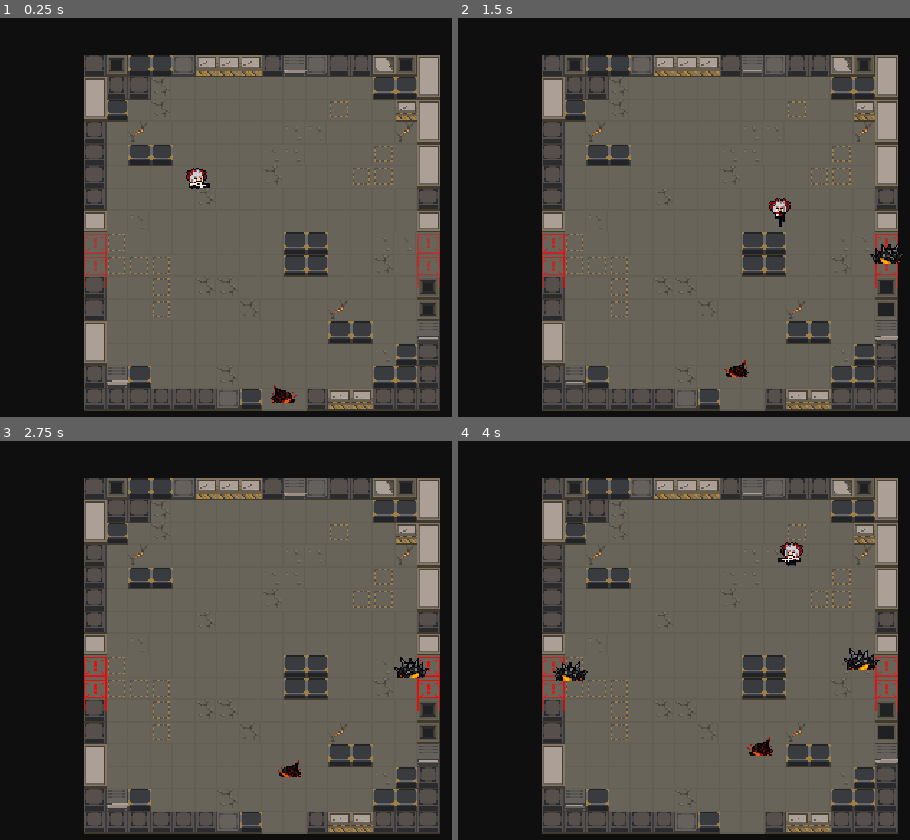
Above: before the commit, frames 1-4 (two rows, left to right).
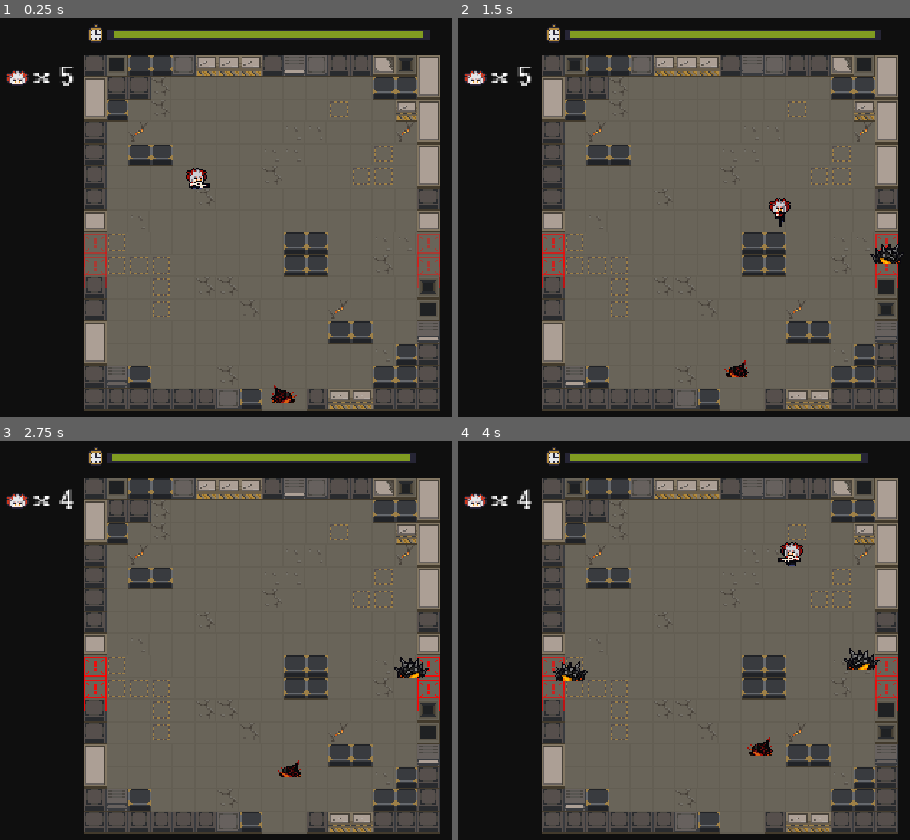
Above: after the commit, the same moments.

Repository: hanmi255/WT_Field
Game: Godot game, scene res://scenes/game.tscn
Same seed, same stepped clock (60 frames per second), same inputs: the game is played once before the commit and once after it.
Inputs:
- Up to frame 1 (0.25 s): no input
- Up to frame 2 (1.5 s): hold D (move_right) 0.53-1.28 s; hold S (move_down) from 1.28 s (still down)
- Up to frame 3 (2.75 s): release S (move_down) at 2.03 s; hold D (move_right) from 2.03 s (still down)
- Up to frame 4 (4 s): release D (move_right) at 2.78 s; hold W (move_up) 2.78-3.53 s; hold A (move_left) from 3.53 s (still down)

The runs differ from the first frame. In frame 1, 2.8% of the frame differs, in the area x 1-98%, y 1-97%; in frame 2, 2.7%; in frame 3, 2.7%; in frame 4, 2.7%.

Commit message:
feat(HUD & Auido): 完成HUD和结算界面；完成音效配置 - 添加玩家生命值 - 添加游戏倒计时 - 添加BGM，玩家射击、移动、拾取，敌人爆炸，死亡等音效

Diff:
--- a/scenes/enemy.tscn
+++ b/scenes/enemy.tscn
@@ -2,6 +2,9 @@
 
 [ext_resource type="Shader" uid="uid://7v7ckrpribi2" path="res://assets/shader/blink.gdshader" id="1_7p1mj"]
 [ext_resource type="Script" uid="uid://c0afu5gglpdx2" path="res://scripts/enemy.gd" id="1_md0e3"]
+[ext_resource type="AudioStream" uid="uid://co18aam1nykph" path="res://assets/audio/cowboy_explosion.wav" id="3_c4w8v"]
+[ext_resource type="AudioStream" uid="uid://dayyey7oij7hy" path="res://assets/audio/cowboy_monsterhit.wav" id="4_xwavj"]
+[ext_resource type="AudioStream" uid="uid://bqcrucaonjomv" path="res://assets/audio/cowboy_monsterdie.wav" id="5_c4w8v"]
 
 [sub_resource type="ShaderMaterial" id="ShaderMaterial_8tegq"]
 resource_local_to_scene = true
@@ -50,3 +53,14 @@
 [node name="CollisionShape2D" type="CollisionShape2D" parent="ExplosionArea" unique_id=475789073]
 shape = SubResource("CircleShape2D_md0e3")
 debug_color = Color(0.716177, 0.035610642, 0.3866172, 0.41960785)
+
+[node name="AudioContainer" type="Node" parent="." unique_id=235714804]
+
+[node name="ExplodeSFXPlayer" type="AudioStreamPlayer" parent="AudioContainer" unique_id=30115315]
+stream = ExtResource("3_c4w8v")
+
+[node name="HitSFXPlayer" type="AudioStreamPlayer" parent="AudioContainer" unique_id=651443139]
+stream = ExtResource("4_xwavj")
+
+[node name="DieSFXPlayer" type="AudioStreamPlayer" parent="AudioContainer" unique_id=840392171]
+stream = ExtResource("5_c4w8v")
--- a/scenes/game.tscn
+++ b/scenes/game.tscn
@@ -4,6 +4,11 @@
 [ext_resource type="Texture2D" uid="uid://eol2ikpp7ks3" path="res://assets/texture/tile.png" id="1_uwrxv"]
 [ext_resource type="Texture2D" uid="uid://cxsto67iiil5h" path="res://assets/texture/dynamic_tile.png" id="2_yqjtg"]
 [ext_resource type="PackedScene" uid="uid://cssb115yl0pk2" path="res://scenes/player.tscn" id="3_lnu2h"]
+[ext_resource type="Texture2D" uid="uid://cm6tlgeqm8dms" path="res://assets/texture/item_ui.png" id="5_iywne"]
+[ext_resource type="FontFile" uid="uid://d3vo4hag5i7ci" path="res://assets/font/IPix.ttf" id="6_p57ef"]
+[ext_resource type="AudioStream" uid="uid://d3o0c12lqojxm" path="res://assets/audio/1-27_Journey_of_the_Prairie_King_(Overworld).mp3" id="7_0tnpc"]
+[ext_resource type="AudioStream" uid="uid://dfkl55saqroxg" path="res://assets/audio/cowboy_secret.wav" id="7_u5sy4"]
+[ext_resource type="AudioStream" uid="uid://bjl7bc842bri7" path="res://assets/audio/cowboy_dead.wav" id="8_gee14"]
 
 [sub_resource type="TileSetAtlasSource" id="TileSetAtlasSource_yqjtg"]
 texture = ExtResource("1_uwrxv")
@@ -91,6 +96,10 @@
 [sub_resource type="SegmentShape2D" id="SegmentShape2D_p57ef"]
 b = Vector2(0, 256)
 
+[sub_resource type="AtlasTexture" id="AtlasTexture_p57ef"]
+atlas = ExtResource("5_iywne")
+region = Rect2(16, 6, 48, 7)
+
 [node name="Game" type="Node2D" unique_id=1927392127]
 script = ExtResource("1_lbhrr")
 
@@ -147,3 +156,55 @@
 [node name="CollisionShape2D" type="CollisionShape2D" parent="WorldBounds/RightBoundary" unique_id=1572602145]
 position = Vector2(256, 0)
 shape = SubResource("SegmentShape2D_p57ef")
+
+[node name="HUDLayer" type="Node2D" parent="." unique_id=2012509618]
+
+[node name="LifeIcon" type="Sprite2D" parent="HUDLayer" unique_id=715093612]
+position = Vector2(-48, 16)
+texture = ExtResource("5_iywne")
+region_enabled = true
+region_rect = Rect2(0, 18, 16, 11)
+
+[node name="LifeCountLabel" type="Label" parent="HUDLayer" unique_id=1734212669]
+offset_left = -37.0
+offset_top = 7.0
+offset_right = 3.0
+offset_bottom = 30.0
+theme_override_fonts/font = ExtResource("6_p57ef")
+text = "x5"
+
+[node name="TimeIcon" type="Sprite2D" parent="HUDLayer" unique_id=824779937]
+position = Vector2(8, -16)
+texture = ExtResource("5_iywne")
+region_enabled = true
+region_rect = Rect2(3, 2, 11, 13)
+
+[node name="TimeBar" type="Sprite2D" parent="HUDLayer" unique_id=190873433]
+position = Vector2(133, -15)
+scale = Vector2(4.875, 1)
+texture = SubResource("AtlasTexture_p57ef")
+region_rect = Rect2(16, 6, 48, 7)
+
+[node name="ResultDialog" type="AcceptDialog" parent="." unique_id=206710254]
+process_mode = 2
+oversampling_override = 1.0
+title = "游戏结束"
+position = Vector2i(0, 36)
+size = Vector2i(200, 100)
+unresizable = true
+dialog_text = "666666"
+
+[node name="AudioContainer" type="Node" parent="." unique_id=2105527404]
+
+[node name="BGMPlayer" type="AudioStreamPlayer" parent="AudioContainer" unique_id=1420561323]
+stream = ExtResource("7_0tnpc")
+volume_db = -10.0
+autoplay = true
+
+[node name="WinSFXPlayer" type="AudioStreamPlayer" parent="AudioContainer" unique_id=730328057]
+process_mode = 2
+stream = ExtResource("7_u5sy4")
+
+[node name="LoseSFXPlayer" type="AudioStreamPlayer" parent="AudioContainer" unique_id=955196339]
+process_mode = 2
+stream = ExtResource("8_gee14")
--- a/scenes/player.tscn
+++ b/scenes/player.tscn
@@ -4,6 +4,10 @@
 [ext_resource type="Script" uid="uid://ddkf52cirvubu" path="res://scripts/player.gd" id="1_qhqgy"]
 [ext_resource type="Shader" uid="uid://7v7ckrpribi2" path="res://assets/shader/blink.gdshader" id="2_dqkch"]
 [ext_resource type="Texture2D" uid="uid://bxfmfb6ffsrmv" path="res://assets/texture/bit.png" id="2_g2els"]
+[ext_resource type="AudioStream" uid="uid://bapqftimqylr3" path="res://assets/audio/cowboy_gunshot.wav" id="5_fjrip"]
+[ext_resource type="AudioStream" uid="uid://jsnw48s3v0t" path="res://assets/audio/cowboy_footstep.wav" id="6_smehm"]
+[ext_resource type="AudioStream" uid="uid://bv8ebv3px631s" path="res://assets/audio/cowboy_powerup.wav" id="7_ur7pv"]
+[ext_resource type="AudioStream" uid="uid://cnjhme8006vd0" path="res://assets/audio/cowboy_gunload.wav" id="8_smehm"]
 
 [sub_resource type="ShaderMaterial" id="ShaderMaterial_qlg0r"]
 shader = ExtResource("2_dqkch")
@@ -405,3 +409,17 @@
 shape = SubResource("CircleShape2D_u8vuu")
 
 [node name="ShootingTimer" type="Timer" parent="." unique_id=1796005460]
+
+[node name="AudioContainer" type="Node" parent="." unique_id=1502762507]
+
+[node name="ShootSFXPlayer" type="AudioStreamPlayer" parent="AudioContainer" unique_id=150945126]
+stream = ExtResource("5_fjrip")
+
+[node name="MoveSFXPlayer" type="AudioStreamPlayer" parent="AudioContainer" unique_id=1879425078]
+stream = ExtResource("6_smehm")
+
+[node name="PickupSFXPlayer" type="AudioStreamPlayer" parent="AudioContainer" unique_id=481505286]
+stream = ExtResource("7_ur7pv")
+
+[node name="HitSFXPlayer" type="AudioStreamPlayer" parent="AudioContainer" unique_id=894459751]
+stream = ExtResource("8_smehm")
--- a/scripts/enemy.gd
+++ b/scripts/enemy.gd
@@ -27,6 +27,9 @@
 @onready var _touch_damage_collision_shape: CollisionShape2D = $TouchDamageArea/CollisionShape2D
 @onready var _explosion_area: Area2D = $ExplosionArea
 @onready var _explosion_collision_shape: CollisionShape2D = $ExplosionArea/CollisionShape2D
+@onready var _explode_sfx_player: AudioStreamPlayer = $AudioContainer/ExplodeSFXPlayer
+@onready var _hit_sfx_player: AudioStreamPlayer = $AudioContainer/HitSFXPlayer
+@onready var _die_sfx_player: AudioStreamPlayer = $AudioContainer/DieSFXPlayer
 
 # 当前追踪的玩家对象，由敌人管理器在生成时注入
 var _target_player: Player = null
@@ -82,6 +85,7 @@
 		return true
 
 	_start_hurt_blink()
+	Utilities.play_sfx(_hit_sfx_player)
 	return true
 
 
@@ -254,6 +258,8 @@
 		queue_free()
 		return
 
+	Utilities.play_sfx(_die_sfx_player)
+
 	if _play_death_sequence_animation(config.death_animation_name, DeathSequenceStage.DEATH):
 		return
 
@@ -279,6 +285,7 @@
 		return
 
 	_try_apply_explosion_damage()
+	Utilities.play_sfx(_explode_sfx_player)
 
 	if _play_death_sequence_animation(config.explosion_animation_name, DeathSequenceStage.EXPLOSION):
 		return
--- a/scripts/game.gd
+++ b/scripts/game.gd
@@ -1,6 +1,11 @@
 class_name Game
 extends Node2D
 
+const RESULT_TITLE_WIN: String = "牛"
+const RESULT_TITLE_LOSE: String = "菜"
+const RESULT_MESSAGE_WIN: String = "膜拜大神"
+const RESULT_MESSAGE_LOSE: String = "菜鸡互啄"
+const RESULT_BUTTON_TEXT: String = "结束"
 
 @export_group("刷怪资源")
 @export var enemy_scene: PackedScene = preload("res://scenes/enemy.tscn")
@@ -23,15 +28,20 @@
 # 允许最大敌人存在数量
 @export_range(1, 200, 1, "or_greater") var max_active_enemies: int = 12
 
-#region Debug
-# 刷怪间隔从开局到逐渐缩小到最小值所需的时间（秒）
-@export_range(1.0, 3600.0, 1.0, "or_greater") var spawn_acceleration_duration: float = 60.0
-#endregion
+@export_group("关卡 UI")
+# 关卡倒计时总时长，单位秒
+@export_range(1.0, 3600.0, 1.0, "or_greater") var level_duration: float = 60.0
 
 @onready var _player: Player = $Player
 @onready var _enemy_container: Node2D = $EnemyContainer
 @onready var _enemy_spawn_point_root: Node2D = $EnemySpawnPointsRoot
 @onready var _enemy_spawn_timer: Timer = $EnemySpawnTimer
+@onready var _life_count_label: Label = $HUDLayer/LifeCountLabel
+@onready var _time_bar: Sprite2D = $HUDLayer/TimeBar
+@onready var _result_dialog: AcceptDialog = $ResultDialog
+@onready var _bgm_player: AudioStreamPlayer = $AudioContainer/BGMPlayer
+@onready var _win_sfx_player: AudioStreamPlayer = $AudioContainer/WinSFXPlayer
+@onready var _lose_sfx_player: AudioStreamPlayer = $AudioContainer/LoseSFXPlayer
 
 # 随机数生成器，用于挑选出生点和敌人配置
 var _random_generator: RandomNumberGenerator = RandomNumberGenerator.new()
@@ -39,12 +49,22 @@
 var _enemy_spawn_points: Array[Marker2D] = []
 # 缓存有效的敌人配置资源，自动忽略空项
 var _valid_enemy_configs: Array[EnemyConfig] = []
-# 当前游戏运行时间，用于计算动态刷怪间隔
-var _game_time_elapsed: float = 0.0
+# 当前关卡剩余时间
+var _level_time_left: float = 0.0
+# 时间条原始横向缩放，便于按百分比缩短
+var _time_bar_full_scale_x: float = 1.0
+# 时间条左边缘位置，保证缩放时从左往右收缩
+var _time_bar_left_edge_x: float = 0.0
+# 时间条贴图宽度，用于在 centered 模式下修正位置
+var _time_bar_texture_width: float = 0.0
+# 是否已经进入结算状态，避免重复弹出结算对话框
+var _is_result_displayed: bool = false
 
 
 func _ready() -> void:
     _random_generator.randomize()
+    _configure_result_dialog()
+    _setup_hud()
     _collect_enemy_spawn_points()
     _collect_enemy_configs()
     _configure_enemy_spawn_timer()
@@ -53,8 +73,123 @@
 
 
 func _process(delta: float) -> void:
-    _game_time_elapsed += delta
+    if _is_result_displayed:
+        return
+
+    _update_level_timer(delta)
     _update_spawn_interval()
+    _update_hud()
+    _check_level_complete()
+
+
+func _configure_result_dialog() -> void:
+    _result_dialog.dialog_close_on_escape = false
+    _result_dialog.ok_button_text = RESULT_BUTTON_TEXT
+    _result_dialog.hide()
+
+    if not _result_dialog.confirmed.is_connected(_on_result_dialog_exit_requested):
+        _result_dialog.confirmed.connect(_on_result_dialog_exit_requested)
+    if not _result_dialog.close_requested.is_connected(_on_result_dialog_exit_requested):
+        _result_dialog.close_requested.connect(_on_result_dialog_exit_requested)
+    if not _result_dialog.canceled.is_connected(_on_result_dialog_exit_requested):
+        _result_dialog.canceled.connect(_on_result_dialog_exit_requested)
+
+
+func _setup_hud() -> void:
+    _level_time_left = maxf(level_duration, 0.0)
+
+    _time_bar_full_scale_x = _time_bar.scale.x
+    if _time_bar.texture != null:
+        _time_bar_texture_width = _time_bar.texture.get_width()
+    if _time_bar.centered:
+        _time_bar_left_edge_x = _time_bar.position.x - (_time_bar_full_scale_x * _time_bar_texture_width * 0.5)
+    else:
+        _time_bar_left_edge_x = _time_bar.position.x
+
+    _update_hud()
+
+
+func _update_level_timer(delta: float) -> void:
+    if _level_time_left <= 0.0:
+        _level_time_left = 0.0
+        return
+
+    _level_time_left = maxf(_level_time_left - delta, 0.0)
+
+
+func _update_hud() -> void:
+    _update_life_count_label()
+    _update_time_bar()
+
+
+func _update_life_count_label() -> void:
+    _life_count_label.text = "x %d" % _get_player_life_count()
+
+
+func _update_time_bar() -> void:
+    var fill_ratio := 0.0
+    if level_duration > 0.0:
+        fill_ratio = clampf(_level_time_left / level_duration, 0.0, 1.0)
+
+    _time_bar.scale.x = _time_bar_full_scale_x * fill_ratio
+
+    if not _time_bar.centered:
+        _time_bar.position.x = _time_bar_left_edge_x
+        return
+
+    var current_width := _time_bar_texture_width * _time_bar.scale.x
+    _time_bar.position.x = _time_bar_left_edge_x + (current_width * 0.5)
+
+
+func _check_level_complete() -> void:
+    if _level_time_left <= 0.0:
+        _show_result_dialog(RESULT_TITLE_WIN, RESULT_MESSAGE_WIN)
+        return
+
+    if _get_player_life_count() <= 0:
+        _show_result_dialog(RESULT_TITLE_LOSE, RESULT_MESSAGE_LOSE)
+        return
+
+
+func _show_result_dialog(result_title: String, result_message: String) -> void:
+    if _is_result_displayed:
+        return
+
+    _is_result_displayed = true
+    _result_dialog.title = result_title
+    _result_dialog.dialog_text = result_message
+    _play_result_audio(result_title)
+    _stop_world()
+    _result_dialog.popup_centered()
+
+    var ok_button: Button = _result_dialog.get_ok_button()
+    if ok_button != null:
+        ok_button.grab_focus()
+
+
+func _play_result_audio(result_title: String) -> void:
+    if _bgm_player.playing:
+        _bgm_player.stop()
+
+    if result_title == RESULT_TITLE_WIN:
+        Utilities.play_sfx(_win_sfx_player)
+    elif result_title == RESULT_TITLE_LOSE:
+        Utilities.play_sfx(_lose_sfx_player)
+
+
+func _stop_world() -> void:
+    _enemy_spawn_timer.stop()
+    _player.stop_runtime_audio()
+    Engine.time_scale = 0.0
+    get_tree().paused = true
+
+
+func _on_result_dialog_exit_requested() -> void:
+    get_tree().quit()
+
+
+func _get_player_life_count() -> int:
+    return _player.get_current_health()
 
 
 func _collect_enemy_spawn_points() -> void:
@@ -107,10 +242,10 @@
     var start_interval := maxf(spawn_interval, 0.1)
     var end_interval := minf(maxf(min_spawn_interval, 0.1), start_interval)
 
-    if spawn_acceleration_duration <= 0.0:
+    if level_duration <= 0.0:
         return end_interval
 
-    var difficulty_ratio := clampf(_game_time_elapsed / spawn_acceleration_duration, 0.0, 1.0)
+    var difficulty_ratio := 1.0 - clampf(_level_time_left / level_duration, 0.0, 1.0)
     return lerpf(start_interval, end_interval, difficulty_ratio)
 
 
--- a/scripts/player.gd
+++ b/scripts/player.gd
@@ -28,6 +28,10 @@
 @onready var _body_sprite: AnimatedSprite2D = $BodySprite
 @onready var _armed_effect_sprite: AnimatedSprite2D = $ArmedEffectSprite
 @onready var _shooting_timer: Timer = $ShootingTimer
+@onready var _shoot_sfx_player: AudioStreamPlayer = $AudioContainer/ShootSFXPlayer
+@onready var _move_sfx_player: AudioStreamPlayer = $AudioContainer/MoveSFXPlayer
+@onready var _pickup_sfx_player: AudioStreamPlayer = $AudioContainer/PickupSFXPlayer
+@onready var _hit_sfx_player: AudioStreamPlayer = $AudioContainer/HitSFXPlayer
 
 # 当前生命值，由最大生命值初始化
 var _current_health: int = 0
@@ -71,13 +75,16 @@
 
 	if _is_dead:
 		velocity = Vector2.ZERO
+		_set_move_sfx_active(false)
 		return
 
 	var move_input := Input.get_vector("move_left", "move_right", "move_up", "move_down")
 	var shoot_input := Input.get_vector("shoot_left", "shoot_right", "shoot_up", "shoot_down")
+	var is_moving := move_input != Vector2.ZERO
 
 	velocity = move_input * _get_effective_move_speed()
 	move_and_slide()
+	_set_move_sfx_active(is_moving)
 
 	if _shot_pattern == PickupConfig.ShotPattern.SPIRAL:
 		_try_auto_spiral_shoot()
@@ -133,6 +140,9 @@
 	if should_refresh_shooting_timer:
 		_refresh_shooting_timer_wait_time()
 
+	if applied:
+		Utilities.play_sfx(_pickup_sfx_player)
+
 	return applied
 
 
@@ -144,6 +154,8 @@
 		return false
 	if _invincibility_time_left > 0.0:
 		return false
+
+	Utilities.play_sfx(_hit_sfx_player)
 
 	_current_health = maxi(_current_health - amount, 0)
 	if _current_health <= 0:
@@ -160,13 +172,36 @@
 	return _current_health
 
 
+func stop_runtime_audio():
+	_set_move_sfx_active(false)
+	if _shoot_sfx_player != null && _shoot_sfx_player.playing:
+		_shoot_sfx_player.stop()
+	if _pickup_sfx_player != null && _pickup_sfx_player.playing:
+		_pickup_sfx_player.stop()
+
+
+func _set_move_sfx_active(active: bool) -> void:
+	if _move_sfx_player == null or _move_sfx_player.stream == null:
+		return
+
+	if active:
+		if not _move_sfx_player.playing:
+			_move_sfx_player.play()
+		return
+
+	if _move_sfx_player.playing:
+		_move_sfx_player.stop()
+
+
 # 螺旋形态自动按固定节奏 360 度旋转发射
 func _try_auto_spiral_shoot() -> void:
 	if not _shooting_timer.is_stopped():
 		return
 
 	var spiral_direction := Vector2.RIGHT.rotated(_spiral_phase)
-	_fire_bullets(spiral_direction)
+	var has_spawned_bullet := _fire_bullets(spiral_direction)
+	if has_spawned_bullet:
+		Utilities.play_sfx(_shoot_sfx_player)
 	_shooting_timer.start(_get_effective_fire_interval())
 
 
@@ -176,7 +211,9 @@
 		return
 
 	var shoot_direction := shoot_input.normalized()
-	_fire_bullets(shoot_direction)
+	var has_spawned_bullet := _fire_bullets(shoot_direction)
+	if has_spawned_bullet:
+		Utilities.play_sfx(_shoot_sfx_player)
 	_shooting_timer.start(_get_effective_fire_interval())
 
 
@@ -217,6 +254,7 @@
 	velocity = Vector2.ZERO
 	_invincibility_time_left = 0.0
 	_set_hurt_blink_enabled(false)
+	_set_move_sfx_active(false)
 	_shooting_timer.stop()
 	_armed_effect_sprite.visible = false
 	_armed_effect_sprite.stop()
--- /dev/null
+++ b/scripts/utilities.gd
@@ -0,0 +1,9 @@
+class_name Utilities
+extends Node
+
+static func play_sfx(sfx_player: AudioStreamPlayer) -> void:
+	if sfx_player == null or sfx_player.stream == null:
+		return
+
+	sfx_player.stop()
+	sfx_player.play()
Not shown, added: export_presets.cfg
Not shown, added: scripts/utilities.gd.uid
